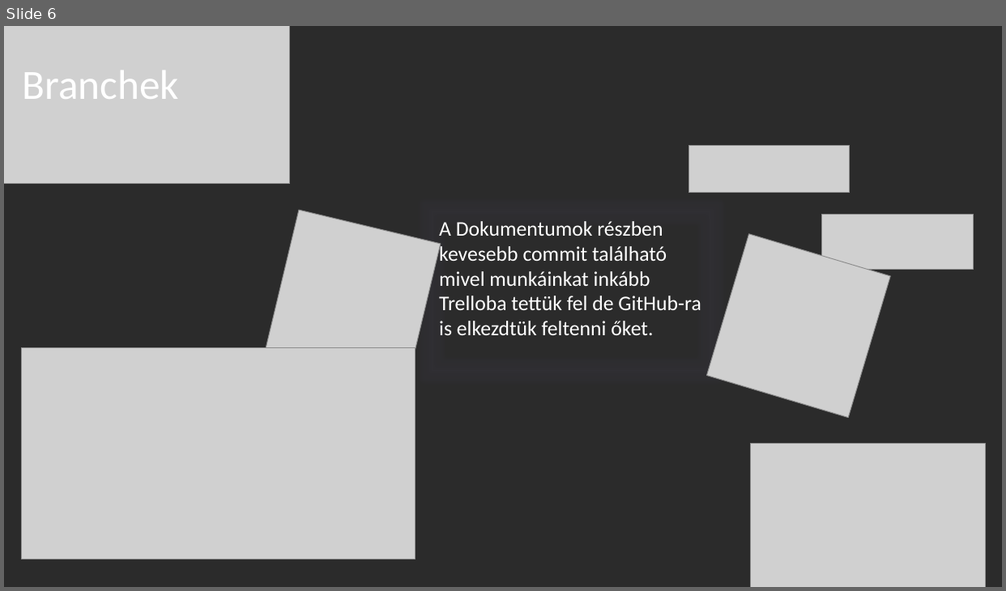
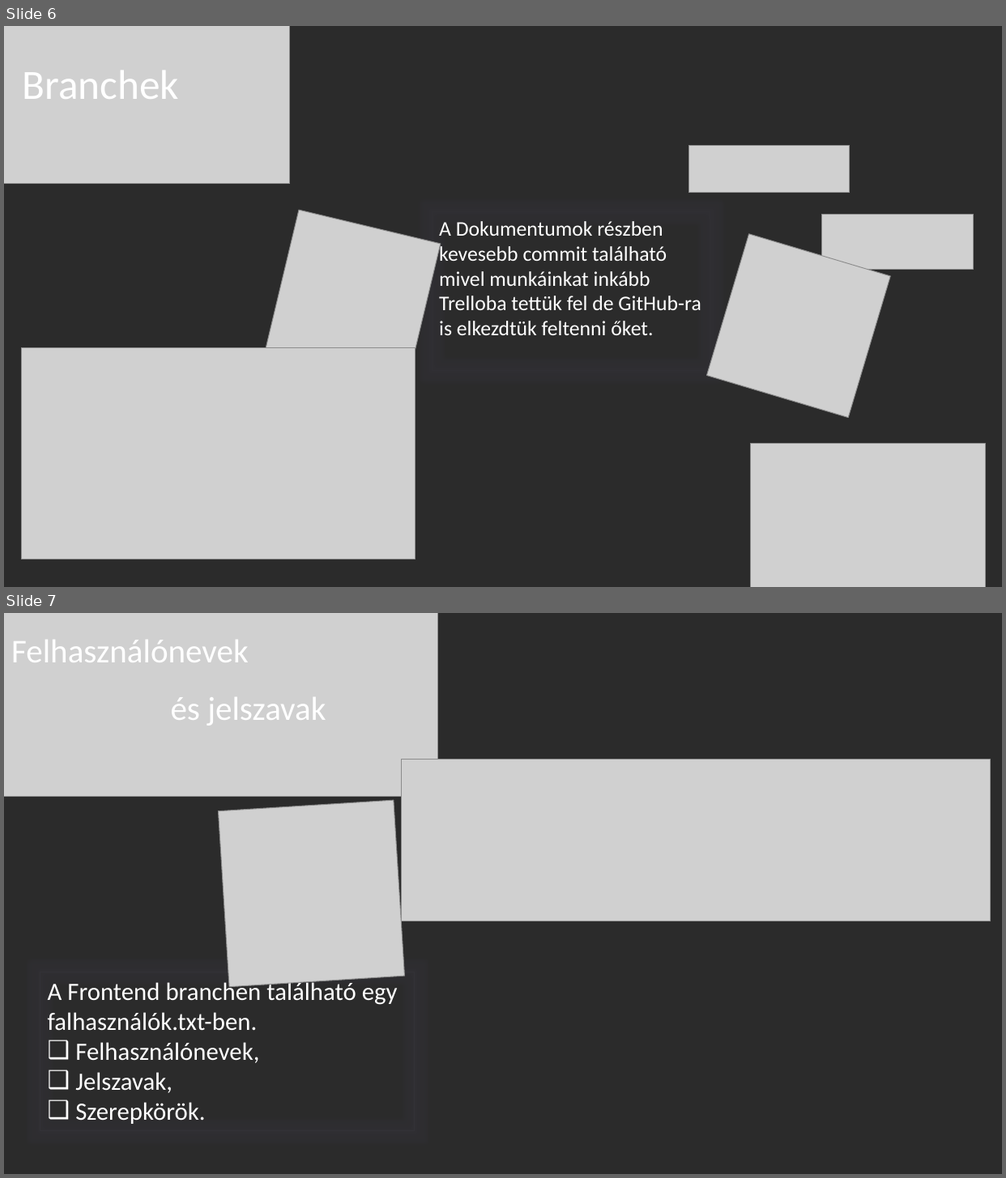
Before and after one commit to ponuzsr/vizsgaremek, a slide deck: Vizsgaremek_Ppt.pptx. Shown one above the other, each under a label of ours: slide 6 before the commit, slides 6 and 7 after it. The pictures are 1006x591 and 1006x1178 pixels, drawn with LibreOffice and Linux fonts; fonts in the diff are those of the drawing; grey boxes stand for pictures; background and template pictures are left out; a plain dark background stands for a picture behind light text. Boxes give left, top, right and bottom in pixels: in the first picture for what was removed or moved away, otherwise in the second. Text is boxed around its words. In the diff, an @@ line names an element or a change of style, - is before the commit and + after.

```diff
--- a/Vizsgaremek_Ppt.pptx
+++ b/Vizsgaremek_Ppt.pptx
@@ slide 7 added at [4, 613, 1002, 1174], background picture (left out) @@
@@ picture added at [4, 613, 438, 796] @@
@@ text added at [11, 640, 249, 662], 32 pt, text #FFFFFF @@
+Felhasználónevek
@@ text added at [171, 697, 326, 726], 32 pt, text #FFFFFF @@
+és jelszavak
@@ picture added at [402, 759, 990, 922] @@
@@ picture added at [218, 800, 405, 986] @@
@@ rectangle added at [40, 973, 414, 1131], outline #333237 0.75 pt, 24 pt, text #FFFFFF @@
+A Frontend branchen található egy falhasználók.txt-ben.
+❑ Felhasználónevek,
+❑ Jelszavak,
+❑ Szerepkörök.
```
Also in this commit, not shown: 9 slides changed, 3 other slides added, 5 slides removed.
